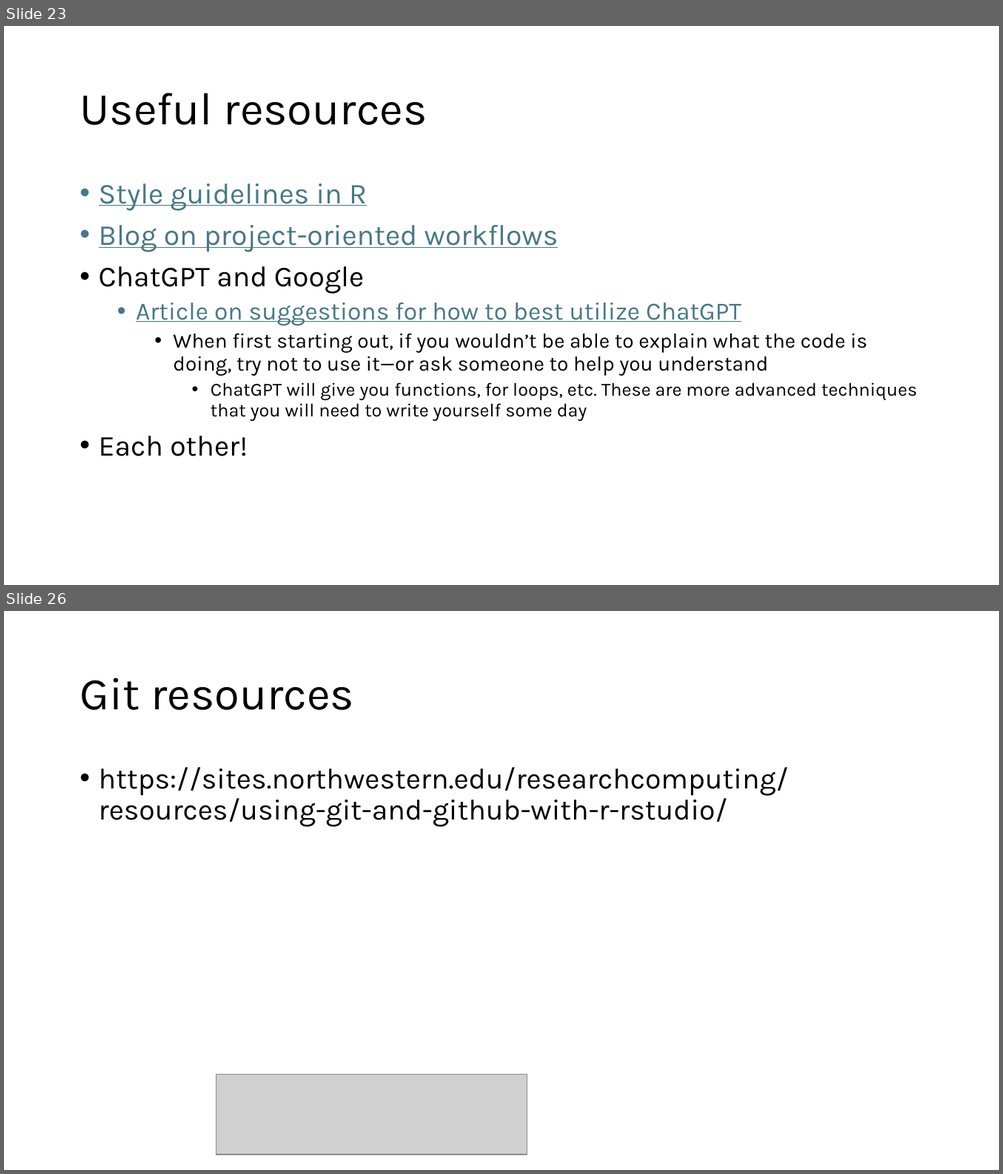
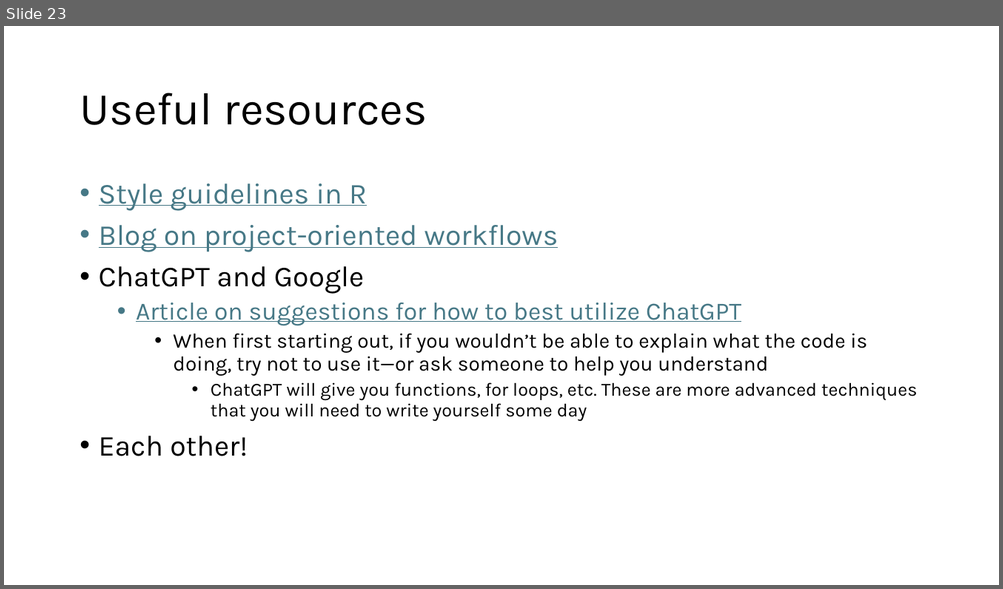
Before and after one commit to wwoelmer/R_Workshop_UoW_2024, a slide deck: R Workshop.pptx. Shown one above the other, each under a label of ours: slides 23 and 26 before the commit, slide 23 after it; the slides between them are not shown. The pictures are 1003x1174 and 1003x589 pixels, drawn with LibreOffice and Linux fonts; fonts in the diff are those of the drawing; grey boxes stand for pictures. Boxes give left, top, right and bottom in pixels: in the first picture for what was removed or moved away, otherwise in the second. Text is boxed around its words. In the diff, an @@ line names an element or a change of style, - is before the commit and + after.

```diff
--- a/R Workshop.pptx
+++ b/R Workshop.pptx
@@ slide 26 removed at (4, 611, 999, 1170), background #FFFFFF @@
@@ title removed at (79, 678, 354, 710) @@
-Git resources
@@ text removed at (99, 767, 788, 827) @@
-• https://sites.northwestern.edu/researchcomputing/resources/using-git-and-github-with-r-rstudio/
@@ picture removed at (216, 1075, 528, 1155) @@
```
Also in this commit, not shown: 5 slides changed, 1 other slide removed.
